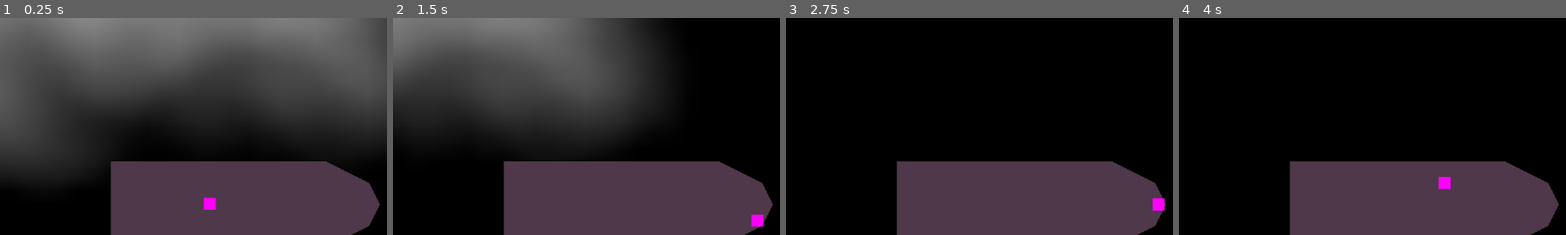
Above: before the commit, frames 1-4 (left to right).
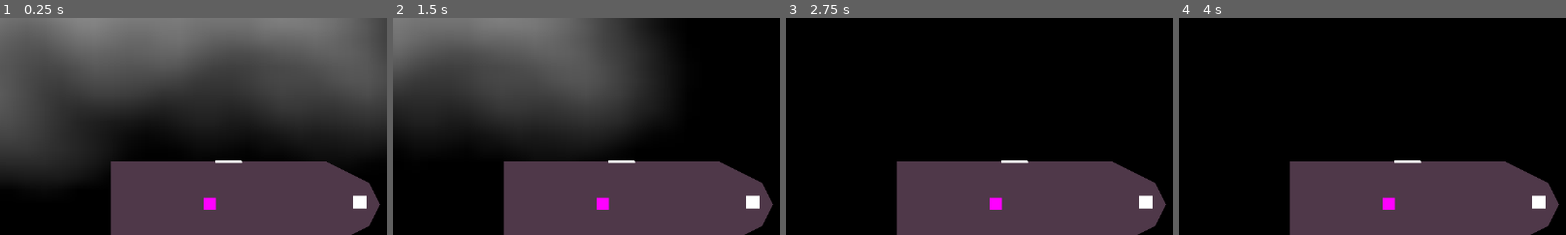
Above: after the commit, the same moments.

Repository: KevinStirling/FlipAndBurn
Game: Godot game, scene res://space.tscn
Two runs of this game, one before a commit and one after it. Both use one fixed random seed, a clock stepped at 60 frames per second and the inputs below.
Inputs:
- Up to frame 1 (0.25 s): no input
- Up to frame 2 (1.5 s): tap Enter at 0.5 s; hold Right (ui_right) 0.53-1.28 s; hold W (burn) 0.53-1.28 s; hold Down (ui_down) from 1.28 s (still down); tap W (burn) at 1.35 s
- Up to frame 3 (2.75 s): release Down (ui_down) at 2.03 s; hold Right (ui_right) from 2.03 s (still down); hold W (burn) from 2.03 s (still down)
- Up to frame 4 (4 s): release Right (ui_right) at 2.78 s; release W (burn) at 2.78 s; hold Up (ui_up) 2.78-3.53 s; tap W (burn) at 2.85 s; hold Left (ui_left) from 3.53 s (still down); hold W (burn) from 3.53 s (still down)
The pictures show only the part of the screen within x 19-69%, y 7-57%; the shares and areas given below are measured in that part.

The runs differ from the first frame. In frame 1, 0.3% of the frame differs, in the area x 55-95%, y 65-88%; in frame 2, 0.7%; in frame 3, 0.7%, in the area x 52-98%, y 65-89%; in frame 4, 0.7%.
Error after the commit: Parse Error: The function signature doesn't match the parent. Parent signature is "reparent(Node, bool = <default>) -> void". (res://Player.gd:68)

Commit message:
fix player movement while ship is in motion

Diff:
--- a/Player.gd
+++ b/Player.gd
@@ -1,34 +1,82 @@
 extends CharacterBody2D
 
-@onready var ship_interior = $"../Ship/ShipFloor"
-@onready var ship = $"../Ship"
-@onready var raycast = $RayCast2D
+@onready var ship_interior = get_node("/root/Space/Ship/ShipFloor")
+@onready var ship = get_node("/root/Space/Ship")
+@onready var space = get_node("/root/Space")
+@onready var helm = get_node("/root/Space/Ship/Helm")
+@onready var ext_cam = get_node("/root/Space/Ship/ExternalCamera")
 
 const SPEED = 300.0
+const DEF_CAM_ZOOM = Vector2(3,3)
+
 var on_floor = true
-
+var in_helm = false
 
 func _ready():
 	ship_interior.body_entered.connect(_player_entered_ship)
 	ship_interior.body_exited.connect(_player_exited_ship)
+	helm.body_entered.connect(_helm_entered)
+	helm.body_exited.connect(_helm_exited)
 
 func _player_entered_ship(body):
-	on_floor = true
+	if on_floor != true:
+#		var pos = global_position
+		var pos = global_transform
+		reparent(body, ship)
+		transform = pos
+		on_floor = true
 	print("player inside")
+	$Camera.zoom = DEF_CAM_ZOOM
+	ship_interior.monitoring = true
 
 func _player_exited_ship(body):
-	on_floor = false
+	if on_floor != false:
+		var pos = global_transform
+		reparent(self, space)
+		transform = pos
+		on_floor = false
 	print("player outside")
+	$Camera.zoom = Vector2(1,1)
+	ship_interior.monitoring = true
 
 func _physics_process(delta):
-	velocity = Vector2.ZERO
-	var position_from_wall = position.distance_to(raycast.get_collision_point())
+	if in_helm :
+		if Input.is_action_pressed("ui_up"):
+			pass
+		if Input.is_action_pressed("ui_down"):
+			pass
+		pass
+#		how am i going to get the signals between the player input and the ship?
+#		some kind of control interface?
+#		maybe create a resource inputmap for each state ( helm / not helm )
+#		https://docs.godotengine.org/en/stable/classes/class_inputmap.html
+#		could load it with code from a list of input actions or maybe swap inputmap resources?
+#		honestly probably just need to make a proper state machine and use it to tell when and which
+#		player is controlling the helms... or just have ship subscribe to signal for helm entered?
 
-	var input_direction = Input.get_vector("ui_left", "ui_right", "ui_up", "ui_down")
-	velocity = input_direction.normalized() * SPEED
-	if on_floor :
-		velocity = velocity + ship.linear_velocity
-		rotation = ship.transform.get_rotation()
-#		use position_from_wall to simulate the player standing on a rotating platform??
+	else:
+		velocity = Vector2.ZERO
+		var orientation_dir = Vector2.ZERO
+		var input_direction = Input.get_vector("ui_left", "ui_right", "up", "ui_down")
+		if on_floor :
+				velocity = input_direction.normalized().rotated(ship.transform.get_rotation()) * SPEED
+		else:
+				velocity = input_direction.normalized() * SPEED
+		move_and_slide()
 
-	move_and_slide()
+
+func reparent(child: Node, new_parent: Node):
+	var old_parent = get_parent()
+	old_parent.remove_child(child)
+	new_parent.call_deferred("add_child", child)
+	child.set_owner(new_parent)
+
+func _helm_entered(body):
+	print("helm entered")
+	ext_cam.current = true
+	in_helm = true
+
+func _helm_exited(body):
+	print("helm exited")
+	$Camera.current = true
+	in_helm = false
--- a/Ship.gd
+++ b/Ship.gd
@@ -1,9 +1,18 @@
 extends RigidBody2D
+
+@onready var helm = $Helm
 
 var thrust = Vector2(10, 0)
 var lat_rev_thrust = Vector2(-5,0)
 var lat_thrust = Vector2(0, 5)
 var torque = 300
+
+#var burn
+#var lateral_reverse
+#var lateral_left
+#var lateral_right
+#var rotate_left
+#var rotate_right
 
 # Called when the node enters the scene tree for the first time.
 func _ready():
--- a/project.godot
+++ b/project.godot
@@ -47,6 +47,16 @@
 "events": [Object(InputEventKey,"resource_local_to_scene":false,"resource_name":"","device":0,"window_id":0,"alt_pressed":false,"shift_pressed":false,"ctrl_pressed":false,"meta_pressed":false,"pressed":false,"keycode":0,"physical_keycode":83,"unicode":0,"echo":false,"script":null)
 ]
 }
+interact={
+"deadzone": 0.5,
+"events": [Object(InputEventKey,"resource_local_to_scene":false,"resource_name":"","device":0,"window_id":0,"alt_pressed":false,"shift_pressed":false,"ctrl_pressed":false,"meta_pressed":false,"pressed":false,"keycode":0,"physical_keycode":70,"unicode":0,"echo":false,"script":null)
+]
+}
+up={
+"deadzone": 0.5,
+"events": [Object(InputEventKey,"resource_local_to_scene":false,"resource_name":"","device":0,"window_id":0,"alt_pressed":false,"shift_pressed":false,"ctrl_pressed":false,"meta_pressed":false,"pressed":false,"keycode":0,"physical_keycode":87,"unicode":0,"echo":false,"script":null)
+]
+}
 
 [physics]
 
--- a/space.tscn
+++ b/space.tscn
@@ -12,6 +12,8 @@
 seamless = true
 color_ramp = SubResource("Gradient_dtps5")
 noise = SubResource("FastNoiseLite_67fqo")
+
+[sub_resource type="RectangleShape2D" id="RectangleShape2D_pney4"]
 
 [sub_resource type="CircleShape2D" id="CircleShape2D_4s4a2"]
 
@@ -42,22 +44,36 @@
 gravity_direction = Vector2(0, 0)
 
 [node name="ShipBaseCollision" type="CollisionPolygon2D" parent="Ship/ShipFloor"]
-build_mode = 1
-polygon = PackedVector2Array(-199, -69, 127, -69, 196, -35, 215, 2, 196, 36, 129, 69, -199, 69)
+polygon = PackedVector2Array(-201, -74, 131, -74, 201, -40, 218, -1, 198, 37, 132, 72, -201, 72)
 
 [node name="ShipBaseCollision" type="CollisionPolygon2D" parent="Ship"]
+position = Vector2(-1, 1)
 build_mode = 1
-polygon = PackedVector2Array(-192, -64, 128, -64, 192, -32, 208, 0, 192, 32, 128, 64, -192, 64)
+polygon = PackedVector2Array(-37, -69, -35, -62, -186, -62, -186, 59, 126, 59, 190, 28, 205, -1, 190, -31, 129, -61, 4, -61, 4, -69, 128, -69, 194, -36, 211, -5, 195, 32, 128, 68, -193, 67, -194, -69)
 
 [node name="ShipBase" type="Polygon2D" parent="Ship"]
 color = Color(0.309804, 0.223529, 0.290196, 1)
 polygon = PackedVector2Array(-192, -64, 128, -64, 192, -32, 208, 0, 192, 32, 128, 64, -192, 64)
 
+[node name="Door" type="Polygon2D" parent="Ship/ShipBase"]
+polygon = PackedVector2Array(-37, -66, -37, -62, 3, -62, 2, -66)
+
 [node name="ExternalCamera" type="Camera2D" parent="Ship"]
-current = true
 
-[node name="Player" type="CharacterBody2D" parent="."]
-position = Vector2(523, 319)
+[node name="Helm" type="Area2D" parent="Ship"]
+collision_layer = 0
+collision_mask = 4
+
+[node name="HelmArea" type="CollisionShape2D" parent="Ship/Helm"]
+position = Vector2(178, -3)
+shape = SubResource("RectangleShape2D_pney4")
+
+[node name="Polygon2D" type="Polygon2D" parent="Ship/Helm"]
+position = Vector2(0, -1)
+polygon = PackedVector2Array(168, -12, 188, -12, 188, 7, 168, 7)
+
+[node name="Player" type="CharacterBody2D" parent="Ship"]
+position = Vector2(-45, -1)
 collision_layer = 4
 collision_mask = 2
 motion_mode = 1
@@ -66,13 +82,14 @@
 platform_floor_layers = 0
 script = ExtResource("2_mq15w")
 
-[node name="CollisionShape2D" type="CollisionShape2D" parent="Player"]
+[node name="CollisionShape2D" type="CollisionShape2D" parent="Ship/Player"]
 shape = SubResource("CircleShape2D_4s4a2")
 
-[node name="Sprite2D" type="Sprite2D" parent="Player"]
+[node name="Sprite2D" type="Sprite2D" parent="Ship/Player"]
 material = SubResource("CanvasItemMaterial_nslmi")
 texture = SubResource("PlaceholderTexture2D_o40aa")
 
-[node name="RayCast2D" type="RayCast2D" parent="Player"]
-target_position = Vector2(0, 500)
-collide_with_areas = true
+[node name="Camera" type="Camera2D" parent="Ship/Player"]
+ignore_rotation = false
+current = true
+zoom = Vector2(3, 3)
Not shown: 1 places in space.tscn that only renumber resources
